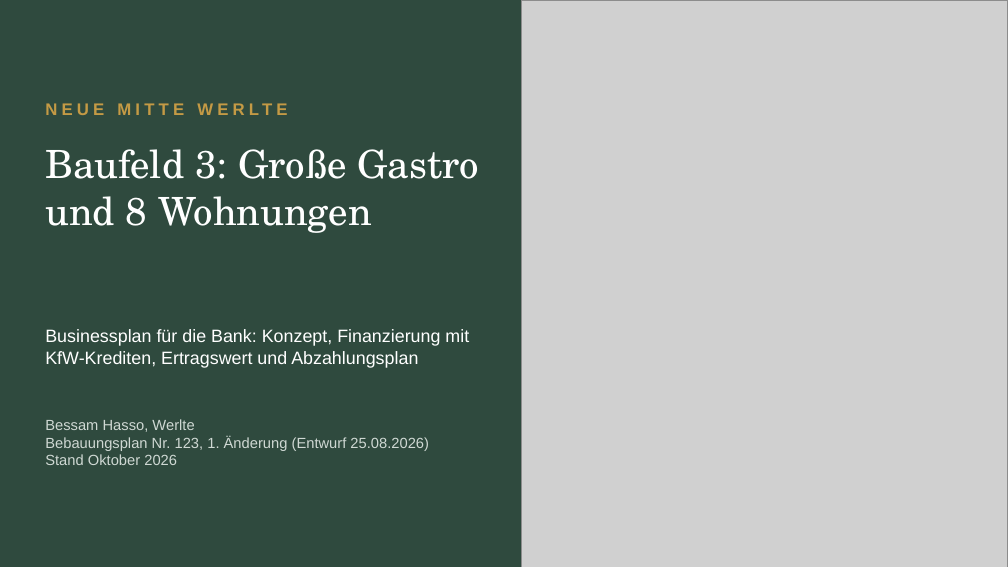
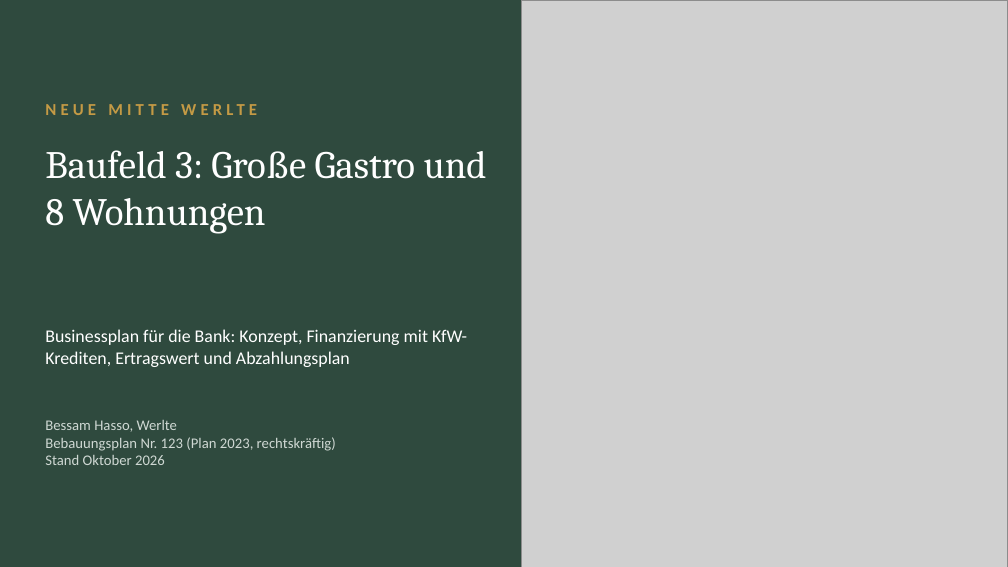
Before and after one commit to CartoonUsername/bau-projekt, a slide deck: slide 1 of praesentation/werlte_master/plan_8WE/Neue-Mitte-Werlte_Baufeld3_8-Wohnungen_Grosse-Gastro-EG_Rev-GRZ-II.pptx. Drawn at 1008x567 pixels with LibreOffice and Linux fonts; fonts in the diff are those of the drawing; grey boxes stand for pictures. Boxes give left, top, right and bottom in pixels: in the first picture for what was removed or moved away, otherwise in the second. Text is boxed around its words. In the diff, an @@ line names an element or a change of style, - is before the commit and + after.

```diff
--- a/praesentation/werlte_master/plan_8WE/Neue-Mitte-Werlte_Baufeld3_8-Wohnungen_Grosse-Gastro-EG_Rev-GRZ-II.pptx
+++ b/praesentation/werlte_master/plan_8WE/Neue-Mitte-Werlte_Baufeld3_8-Wohnungen_Grosse-Gastro-EG_Rev-GRZ-II.pptx
@@ text "NEUE MITTE WERLTE" at (45, 98, 499, 129): font Arial to Calibri @@
@@ text "Baufeld 3: Große Gastro und ..." at (45, 150, 487, 233): font TeX Gyre Schola to Cambria @@
@@ text "Businessplan für die Bank: Konzept, ..." at (45, 329, 467, 367): font Arial to Calibri @@
@@ text at (45, 437, 336, 451): text changed; font Arial to Calibri @@
-Bebauungsplan Nr. 123, 1. Änderung (Entwurf 25.08.2026)
+Bebauungsplan Nr. 123 (Plan 2023, rechtskräftig)
@@ text at (45, 420, 177, 465): font Arial to Calibri in "Bessam Hasso, Werlte", "Stand Oktober 2026" @@
```
Also in this commit, not shown: 30 other slides changed, 1 other file.
